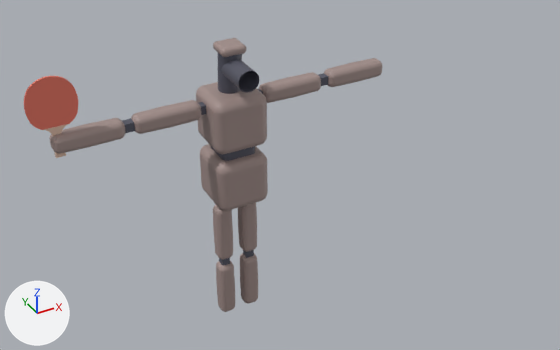
Renders of the Blender file blender/pingpong.blend from each side of a commit.
Both versions are drawn from a camera (50 mm lens) standing at (-3.12, -6.94, 6.75) and looking at (0.69, 0.16, 1.67). Lighting does not change. The marker at lower left points along +X, +Y and +Z. The older version comes first.
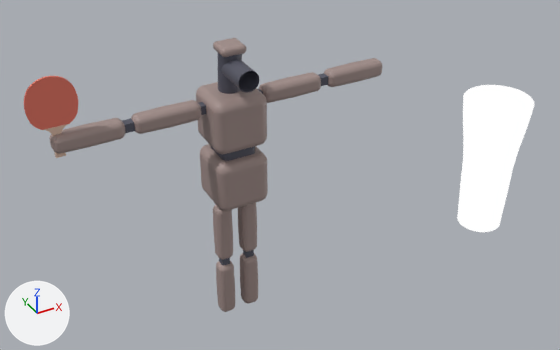
Where the change shows, as pixel boxes (x1, y1, x2, y2) in the pictures (560 x 350 px):
'BezierCurve', added: after (457, 85, 534, 232)

What changed in the scene script:
```text
Add mat_5:
    mat_5 = emission_material('5')
    mat_5.base_color = (1.0, 1.0, 1.0)  # white #ffffff
Add cu_beziercurve:
    cu_beziercurve = bpy.data.curves.new('BezierCurve', 'CURVE')
    cu_beziercurve.dimensions = '3D'
    _sp = cu_beziercurve.splines.new('BEZIER'); _sp.bezier_points.add(2)
    _sp.bezier_points.foreach_set('co', [3.0, -1.1, 0.0, 3.0, -1.1, 1.0, 3.0, -1.1, 2.0])
    _sp.bezier_points.foreach_set('handle_left', [3.0, -1.1, -0.354, 3.0, -1.1, 0.5, 3.0, -1.1, 1.5])
    _sp.bezier_points.foreach_set('handle_right', [3.0, -1.1, 0.354, 3.0, -1.1, 1.5, 3.0, -1.1, 2.5])
    for _p, _l, _r in zip(_sp.bezier_points, ['ALIGNED', 'ALIGNED', 'ALIGNED'], ['ALIGNED', 'ALIGNED', 'ALIGNED']): _p.handle_left_type = _l; _p.handle_right_type = _r
    _sp.bezier_points.foreach_set('radius', [0.666, 0.752, 1.0])
    _sp.order_u = 0
    _sp.order_v = 0
    cu_beziercurve.materials.append(mat_5)  # white #ffffff
    cu_beziercurve.use_path = True
    cu_beziercurve.use_path_clamp = True
    cu_beziercurve.bevel_mode = 'OBJECT'
    cu_beziercurve.fill_mode = 'FULL'
    cu_beziercurve.bevel_object = ob_beziercircle
Add cu_beziercircle:
    cu_beziercircle = bpy.data.curves.new('BezierCircle', 'CURVE')
    cu_beziercircle.dimensions = '3D'
    _sp = cu_beziercircle.splines.new('BEZIER'); _sp.bezier_points.add(3)
    _sp.bezier_points.foreach_set('co', [-1.0, 0.0, 0.0, 0.0, 1.0, 0.0, 1.0, 0.0, 0.0, 0.0, -1.0, 0.0])
    _sp.bezier_points.foreach_set('handle_left', [-1.0, -0.552, 0.0, -0.552, 1.0, 0.0, 1.0, 0.552, 0.0, 0.552, -1.0, 0.0])
    _sp.bezier_points.foreach_set('handle_right', [-1.0, 0.552, 0.0, 0.552, 1.0, 0.0, 1.0, -0.552, 0.0, -0.552, -1.0, 0.0])
    for _p, _l, _r in zip(_sp.bezier_points, ['AUTO', 'AUTO', 'AUTO', 'AUTO'], ['AUTO', 'AUTO', 'AUTO', 'AUTO']): _p.handle_left_type = _l; _p.handle_right_type = _r
    _sp.order_u = 0
    _sp.order_v = 0
    _sp.use_cyclic_u = True
    cu_beziercircle.use_path = True
    cu_beziercircle.use_path_clamp = True
    cu_beziercircle.fill_mode = 'FULL'
Add ob_beziercurve:
    ob_beziercurve = bpy.data.objects.new('BezierCurve', cu_beziercurve)
    ob_beziercurve.location = (0.983, 1.102, -0.023)
Add ob_beziercircle:
    ob_beziercircle = bpy.data.objects.new('BezierCircle', cu_beziercircle)
    ob_beziercircle.location = (0.00646, 1.102, 0.000312)
    ob_beziercircle.scale = (0.47, 0.47, 0.47)
```
